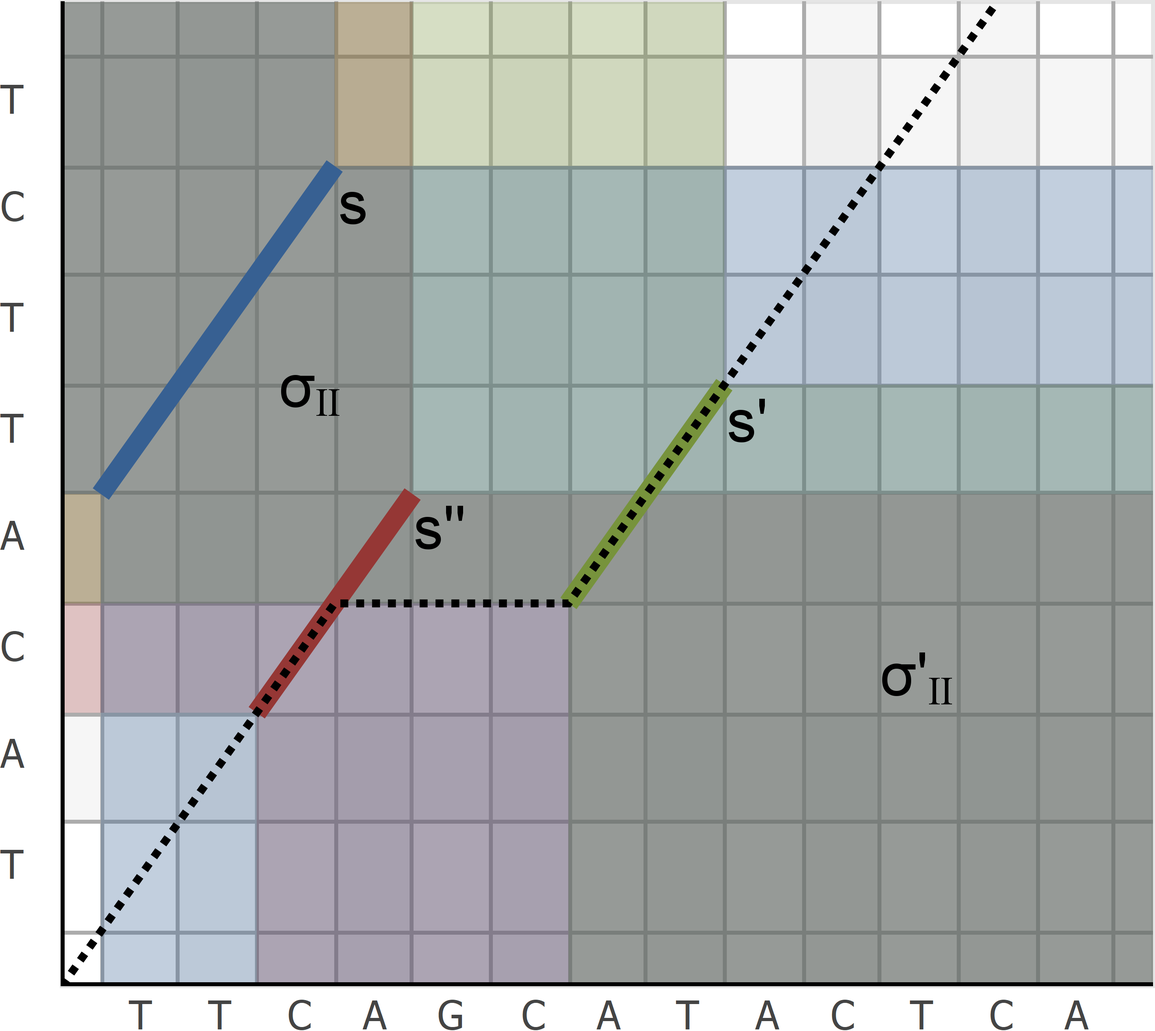
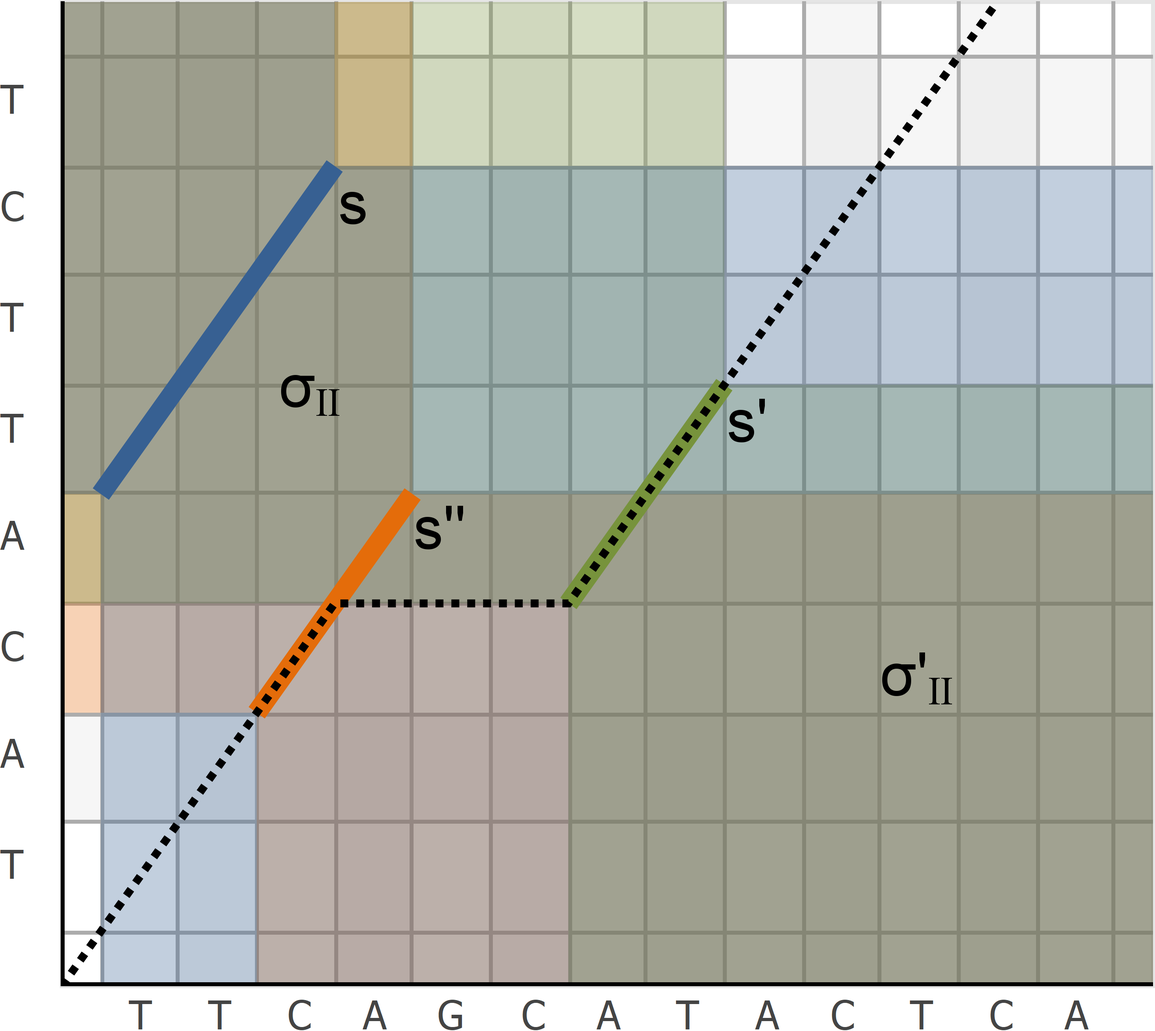
Layers edited between the first and the second 1155 × 1031 image:
added layer "Pasted Layer" above "shadows.svg" over [64, 1, 1154, 983]
